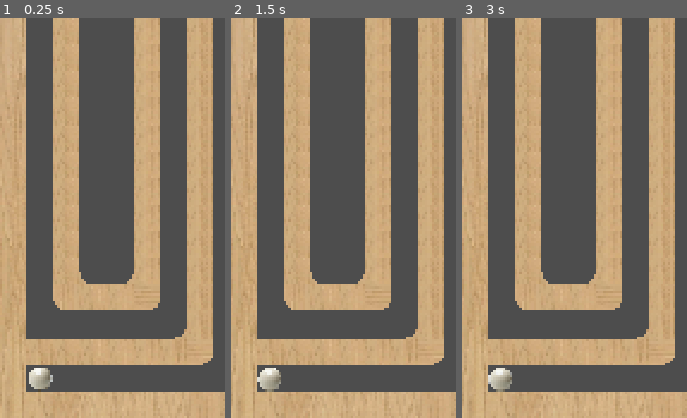
Above: before the commit, frames 1-3 (left to right).
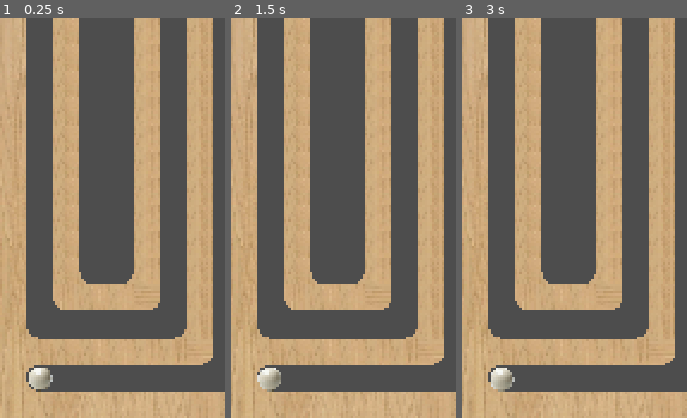
Above: after the commit, the same moments.

Repository: top-it-090304/Improvisation
Game: Godot game, scene res://levels/2.tscn
Two runs of this game, one before a commit and one after it. Both use one fixed random seed, a clock stepped at 60 frames per second and the inputs below. This scene is started directly instead of the project's main scene.
Inputs (mouse positions are % of the whole screen's width and height, from its top left):
- Up to frame 1 (0.25 s): no input
- Up to frame 2 (1.5 s): tap Enter at 0.5 s; move the mouse to (72, 45) at 0.52 s; click (72, 45) at 0.67 s; tap Space at 1.25 s; move the mouse to (30, 55) at 1.27 s; click (30, 55) at 1.42 s
- Up to frame 3 (3 s): tap Enter at 2 s; move the mouse to (60, 28) at 2.02 s; click (60, 28) at 2.17 s; tap Space at 2.75 s; move the mouse to (45, 70) at 2.77 s; click (45, 70) at 2.92 s
The pictures show only the part of the screen within x 0-50%, y 50-100%; the shares and areas given below are measured in that part.

The runs differ from the first frame. In frame 1, 0.2% of the frame differs, in the area x 11-17%, y 77-94%; in frame 2, 0.2%, in the area x 11-23%, y 77-94%; in frame 3, 0.2%.

Commit message:
Update 2.tscn

Diff:
--- a/levels/2.tscn
+++ b/levels/2.tscn
@@ -605,3 +605,15 @@
 [node name="Block197" parent="." unique_id=616242437 instance=ExtResource("5_qlf6b")]
 position = Vector2(992, 96)
 rotation = 1.5707964
+
+[node name="Block67" parent="." unique_id=1206748935 instance=ExtResource("5_qlf6b")]
+position = Vector2(96, 1696)
+rotation = 3.1415927
+
+[node name="Block68" parent="." unique_id=2134908425 instance=ExtResource("5_qlf6b")]
+position = Vector2(96, 1824)
+rotation = -1.5707964
+
+[node name="Block69" parent="." unique_id=1847256320 instance=ExtResource("5_qlf6b")]
+position = Vector2(96, 1824)
+rotation = 3.1415927
